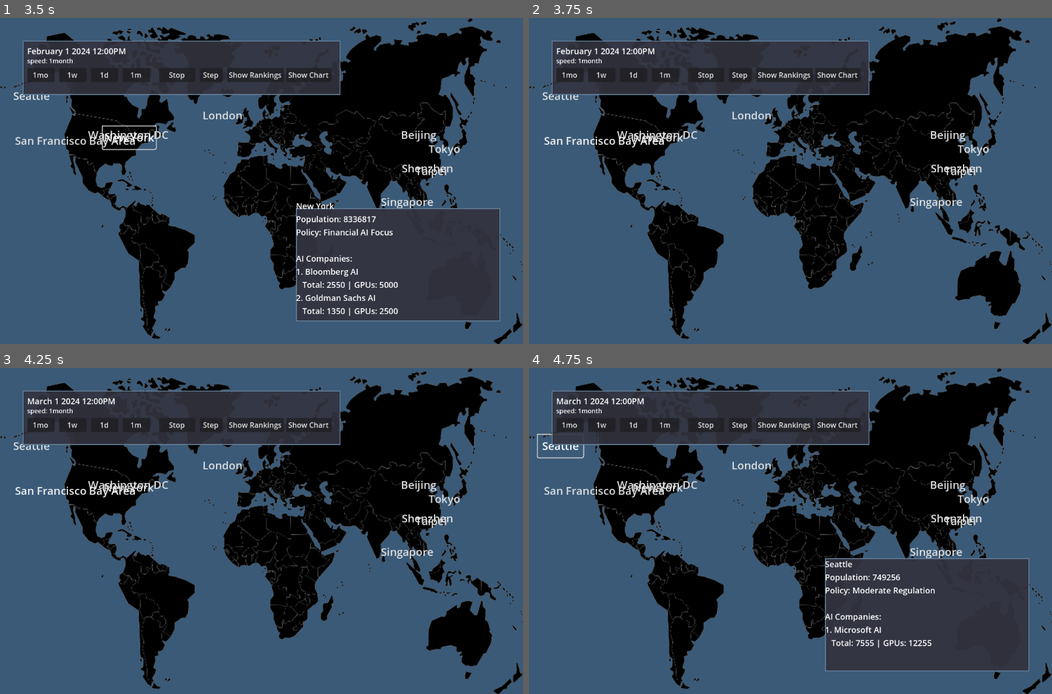
Above: before the commit, frames 1-4 (two rows, left to right).
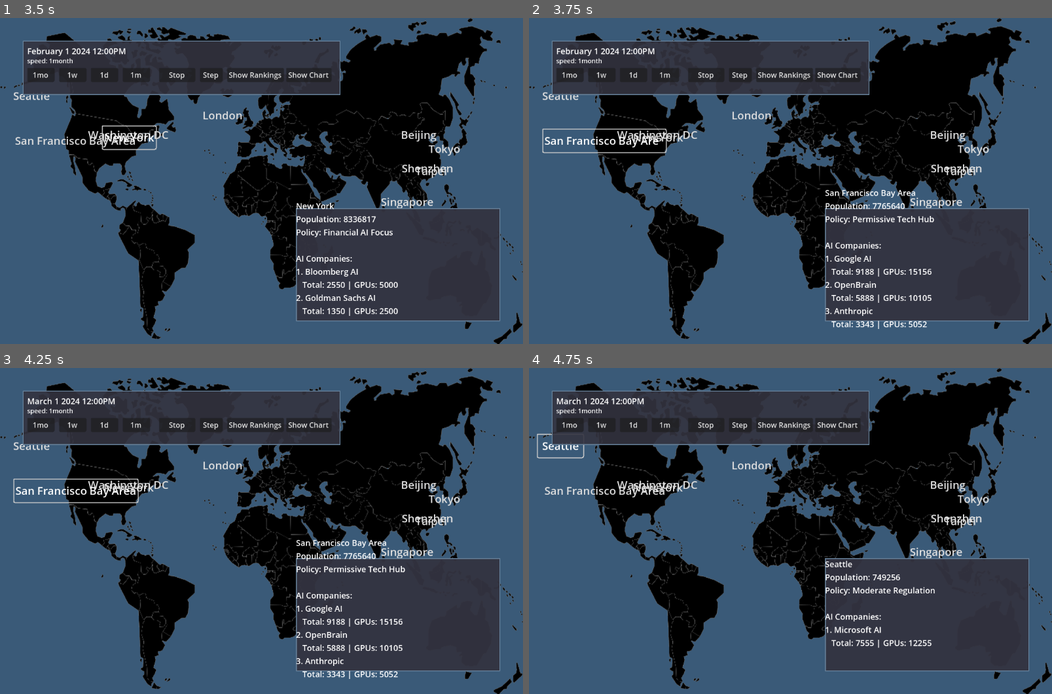
Above: after the commit, the same moments.

Repository: dwks/best-laid-plan-game
Game: Godot game, scene res://scenes/main.tscn
Two runs of this game, one before a commit and one after it. Both use one fixed random seed, a clock stepped at 60 frames per second and the inputs below.
Inputs:
- Up to frame 1 (3.5 s): click "New York" at 0.5 s; click "New York" at 1.25 s; click "Play" at 2 s; click "Washington DC" at 2.75 s
- Up to frame 2 (3.75 s): click "San Francisco Bay Area" at 3.5 s
- Up to frame 3 (4.25 s): no input
- Up to frame 4 (4.75 s): click "Seattle" at 4.25 s

Frame 1 is identical in both runs. In frame 2, 14% of the frame differs, in the area x 2-96%, y 33-96%; in frame 3, 14%; in frame 4, 0.2%.

Commit message:
overlapping city works

Diff:
--- a/scripts/world_map.gd
+++ b/scripts/world_map.gd
@@ -43,6 +43,7 @@
 
 # City selection tracking
 var selected_city_button: Button = null
+var button_clicked_this_frame: bool = false
 
 func _ready():
 	# Wait for GameManager to be ready before connecting signals
@@ -58,6 +59,10 @@
 
 	# Enable input processing for zoom
 	set_process_input(true)
+
+func _process(_delta):
+	# Reset button click flag each frame
+	button_clicked_this_frame = false
 
 func _input(event):
 	# Handle scroll wheel zoom
@@ -75,8 +80,10 @@
 			else:
 				# Stop dragging and check if we clicked on empty map area
 				is_dragging = false
-				# Check if click was on map background (not on a city button)
-				if not _is_click_on_city_button(event.position):
+				# Use a small delay to let button clicks process first
+				await get_tree().process_frame
+				# Only deselect if no button was clicked this frame
+				if not button_clicked_this_frame:
 					# Clear selected city and hide info panel
 					GameManager.selected_city = ""
 					hide_info_panel()
@@ -105,7 +112,10 @@
 
 			# Check for empty map click when all touches are released
 			if touch_points.size() == 0 and not is_two_finger_gesture:
-				if not _is_click_on_city_button(release_position):
+				# Use a small delay to let button clicks process first
+				await get_tree().process_frame
+				# Only deselect if no button was clicked this frame
+				if not button_clicked_this_frame:
 					# Clear selected city and hide info panel
 					GameManager.selected_city = ""
 					hide_info_panel()
@@ -166,13 +176,22 @@
 
 func _is_click_on_city_button(click_position: Vector2) -> bool:
 	# Check if the click position is within any city button's bounds
+	# Return the topmost button that contains the click position
+	var topmost_button = null
+	var topmost_z_index = -1
+
 	for city_id in city_buttons:
 		var button = city_buttons[city_id]
 		if button and button.visible:
 			var button_rect = Rect2(button.position, button.custom_minimum_size)
 			if button_rect.has_point(click_position):
-				return true
-	return false
+				# Check if this button is on top (higher z-index or later in scene tree)
+				var button_z_index = button.z_index
+				if button_z_index > topmost_z_index:
+					topmost_button = button
+					topmost_z_index = button_z_index
+
+	return topmost_button != null
 
 func hide_info_panel():
 	# Hide the info panel
@@ -466,6 +485,9 @@
 		city_buttons[city_id] = button
 
 func _on_city_selected(city_name: String):
+	# Mark that a button was clicked this frame
+	button_clicked_this_frame = true
+
 	# Deselect all city buttons first
 	for button_id in city_buttons:
 		var button = city_buttons[button_id]
